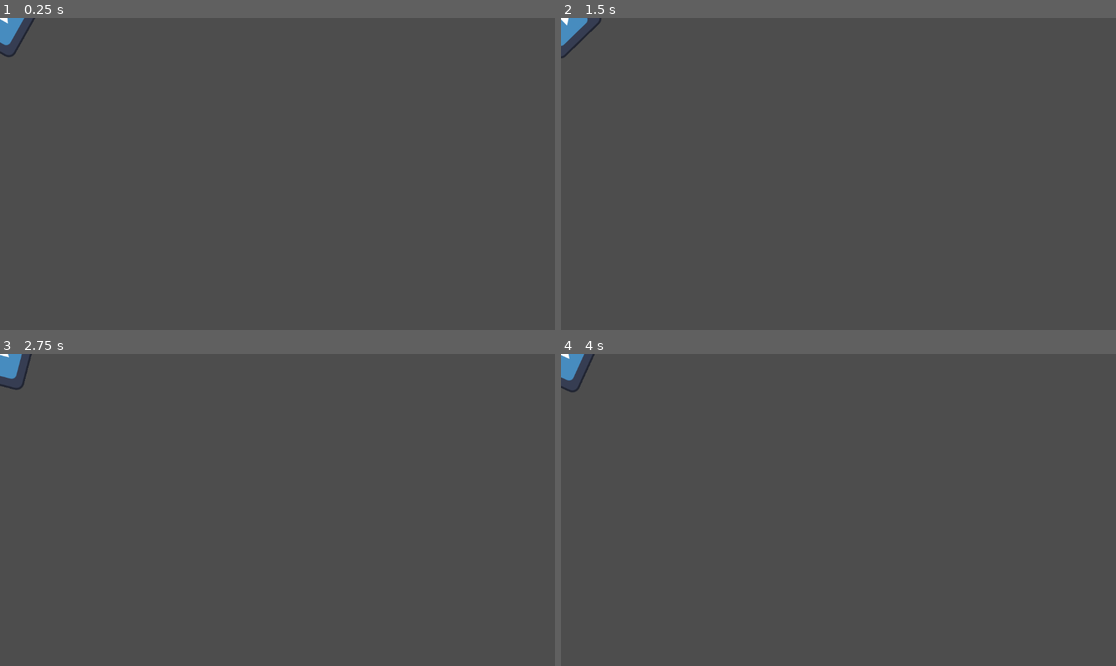
Above: before the commit, frames 1-4 (two rows, left to right).
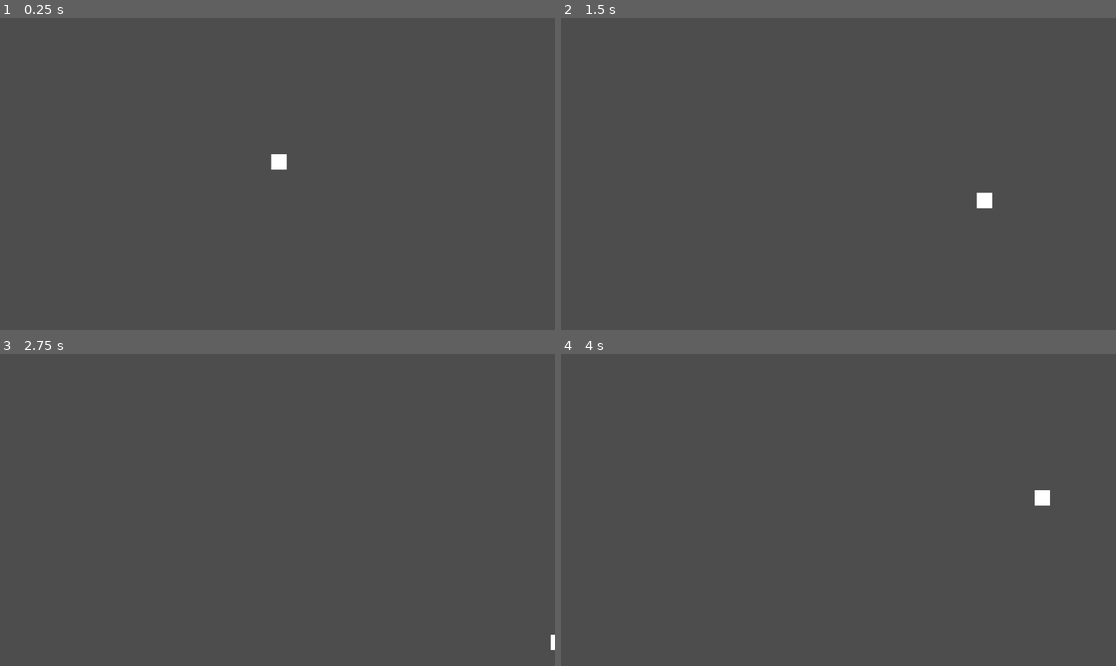
Above: after the commit, the same moments.

Repository: Tejuay/game-programming-exam-2025
Game: Godot game, scene res://Game.tscn
Two runs of this game, one before a commit and one after it. Both use one fixed random seed, a clock stepped at 60 frames per second and the inputs below. The engine's default icon, where the game draws it, is replaced by a stand-in: a white triangle on a blue panel in a dark square.
Inputs (mouse positions are in pixels of both pictures, inside the frame that each line leads up to):
- Up to frame 1 (0.25 s): no input
- Up to frame 2 (1.5 s): tap Enter at 0.5 s; move the mouse to (960, 158) at 0.52 s; hold D (right, bound only before the commit) 0.53-1.28 s; move the mouse to (727, 189) at 1.27 s; hold S (down, bound only before the commit) from 1.28 s (still down)
- Up to frame 3 (2.75 s): move the mouse to (333, 441) at 2.02 s; release S (down, bound only before the commit) at 2.03 s; hold D (right, bound only before the commit) from 2.03 s (still down)
- Up to frame 4 (4 s): move the mouse to (810, 572) at 2.77 s; release D (right, bound only before the commit) at 2.78 s; hold W (up, bound only before the commit) 2.78-3.53 s; tap Space at 3.5 s; move the mouse to (1005, 556) at 3.52 s; hold A (left, bound only before the commit) from 3.53 s (still down)

The runs differ from the first frame. In frame 1, 0.5% of the frame differs, in the area x 0-52%, y 0-49%; in frame 2, 0.5%; in frame 3, 0.4%; in frame 4, 0.5%.

Commit message:
PLAYER MOVES

Diff:
--- a/Game.tscn
+++ b/Game.tscn
@@ -5,3 +5,5 @@
 [node name="Node2D" type="Node2D"]
 
 [node name="CharacterBody2D" parent="." instance=ExtResource("1_wbfu4")]
+position = Vector2(579, 299)
+motion_mode = 1
--- a/Player.gd
+++ b/Player.gd
@@ -1,12 +1,22 @@
 extends CharacterBody2D
 
-const SPEED = 200
-@onready var is_reloading = false
-@onready var shooty_part = $ShootyPart
+var speed = 400
+var angular_speed = PI
 
-func _physics_process(delta: float) -> void:
-	look_at(get_global_mouse_position())
 
-	velocity.x = Input.get_axis("left", "right") * SPEED
-	velocity.y = Input.get_axis("up", "down") * SPEED
-	velocity = lerp(get_real_velocity(), velocity, 0.1)
+func _process(delta):
+	var direction = 0
+
+	rotation += angular_speed * direction * delta
+
+	var velocity = Vector2.ZERO
+	if Input.is_action_pressed("move_up"):
+		velocity = Vector2.UP * speed
+	if Input.is_action_pressed("move_down"):
+		velocity = Vector2.DOWN * speed
+	if Input.is_action_pressed("move_left"):
+		velocity = Vector2.LEFT * speed
+	if Input.is_action_pressed("move_right"):
+		velocity = Vector2.RIGHT * speed
+
+	position += velocity * delta
--- a/Player.tscn
+++ b/Player.tscn
@@ -1,17 +1,18 @@
 [gd_scene load_steps=4 format=3 uid="uid://d10c2x4e520dl"]
 
-[ext_resource type="Texture2D" uid="uid://8cye75geci8v" path="res://icon.svg" id="1_xhfnw"]
-[ext_resource type="Script" uid="uid://cs53rkrt1ngsp" path="res://Player.gd" id="2_kpjcp"]
+[ext_resource type="Script" uid="uid://crci55k1ffkdg" path="res://player.gd" id="1_kpjcp"]
+[ext_resource type="Texture2D" uid="uid://cp02gd6ocniw6" path="res://32x32white.png" id="2_kpjcp"]
 
 [sub_resource type="RectangleShape2D" id="RectangleShape2D_kpjcp"]
 size = Vector2(127, 126.5)
 
 [node name="CharacterBody2D" type="CharacterBody2D"]
-script = ExtResource("2_kpjcp")
-
-[node name="Sprite2D" type="Sprite2D" parent="."]
-texture = ExtResource("1_xhfnw")
+script = ExtResource("1_kpjcp")
 
 [node name="CollisionShape2D" type="CollisionShape2D" parent="."]
 position = Vector2(0, 0.25)
 shape = SubResource("RectangleShape2D_kpjcp")
+
+[node name="Sprite2D" type="Sprite2D" parent="CollisionShape2D"]
+position = Vector2(0, -0.25)
+texture = ExtResource("2_kpjcp")
--- a/project.godot
+++ b/project.godot
@@ -17,24 +17,28 @@
 
 [input]
 
-left={
+move_left={
 "deadzone": 0.2,
 "events": [Object(InputEventKey,"resource_local_to_scene":false,"resource_name":"","device":-1,"window_id":0,"alt_press …(191 unchanged characters)…
+, Object(InputEventKey,"resource_local_to_scene":false,"resource_name":"","device":-1,"window_id":0,"alt_pressed":false,"shift_pressed":false,"ctrl_pressed":false,"meta_pressed":false,"pressed":false,"keycode":0,"physical_keycode":4194319,"key_label":0,"unicode":0,"location":0,"echo":false,"script":null)
 ]
 }
-right={
+move_right={
 "deadzone": 0.2,
 "events": [Object(InputEventKey,"resource_local_to_scene":false,"resource_name":"","device":-1,"window_id":0,"alt_press …(192 unchanged characters)…
+, Object(InputEventKey,"resource_local_to_scene":false,"resource_name":"","device":-1,"window_id":0,"alt_pressed":false,"shift_pressed":false,"ctrl_pressed":false,"meta_pressed":false,"pressed":false,"keycode":0,"physical_keycode":4194321,"key_label":0,"unicode":0,"location":0,"echo":false,"script":null)
 ]
 }
-up={
+move_up={
 "deadzone": 0.2,
 "events": [Object(InputEventKey,"resource_local_to_scene":false,"resource_name":"","device":-1,"window_id":0,"alt_press …(192 unchanged characters)…
+, Object(InputEventKey,"resource_local_to_scene":false,"resource_name":"","device":-1,"window_id":0,"alt_pressed":false,"shift_pressed":false,"ctrl_pressed":false,"meta_pressed":false,"pressed":false,"keycode":0,"physical_keycode":4194320,"key_label":0,"unicode":0,"location":0,"echo":false,"script":null)
 ]
 }
-down={
+move_down={
 "deadzone": 0.2,
 "events": [Object(InputEventKey,"resource_local_to_scene":false,"resource_name":"","device":-1,"window_id":0,"alt_press …(192 unchanged characters)…
+, Object(InputEventKey,"resource_local_to_scene":false,"resource_name":"","device":-1,"window_id":0,"alt_pressed":false,"shift_pressed":false,"ctrl_pressed":false,"meta_pressed":false,"pressed":false,"keycode":0,"physical_keycode":4194322,"key_label":0,"unicode":0,"location":0,"echo":false,"script":null)
 ]
 }
 
Binary file added: 32x32white.png
Not shown, added: 32x32white.png.import
Not shown, changed: Player.gd.uid
